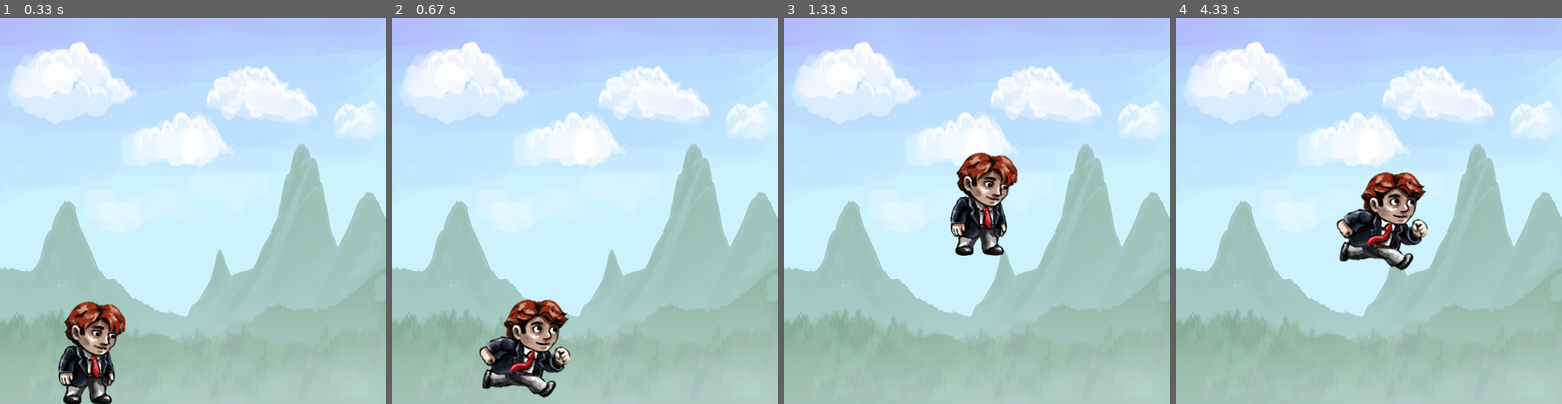
Above: before the commit, frames 1-4 (left to right).
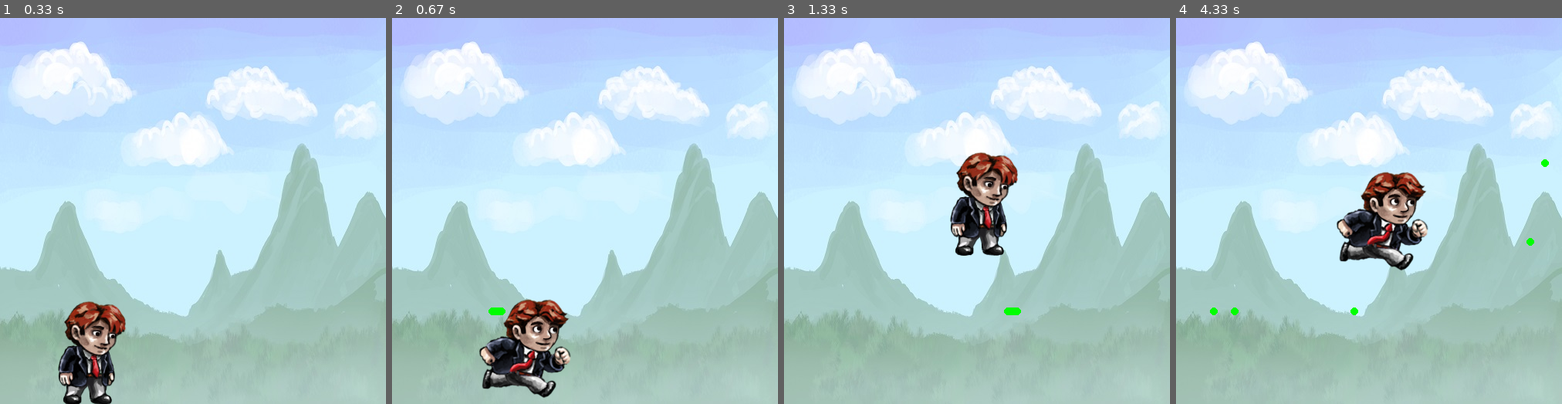
Above: after the commit, the same moments.

Repository: igorbykovsky/Pygame
Game: pygame game, started from pyGame.py
Same seed, same stepped clock (60 frames per second), same inputs: the game is played once before the commit and once after it.
Inputs:
- Up to frame 1 (0.33 s): no input
- Up to frame 2 (0.67 s): hold F from 0.33 s (still down); hold Right from 0.33 s (still down)
- Up to frame 3 (1.33 s): release F at 0.8 s; release Right at 0.8 s; hold Right 0.83-1.3 s; tap F at 0.9, 1.2 s; tap Space at 0.98 s
- Up to frame 4 (4.33 s): hold Right 1.33-1.8 s; tap F at 1.4, 1.7, 1.9, 2.2, 2.47, 2.77, 2.9, 3.2, 3.57, 3.87, 4.07 s; hold Left 1.83-2.37 s; hold Left 2.4-2.8 s; tap Space at 2.55, 4.15 s; hold Right 2.83-3.47 s; hold Left 3.5-3.97 s; hold Right from 4 s (still down)

Frame 1 is identical in both runs. In frame 2, less than 0.1% of the frame differs, in the area x 25-30%, y 75-77%; in frame 3, less than 0.1%; in frame 4, 0.2%, in the area x 8-97%, y 36-77%.

Commit message:
Add shooting of bullets

Diff:
--- a/pyGame.py
+++ b/pyGame.py
@@ -41,6 +41,18 @@
 animCount = 0
 
 
+class bullet():
+    def __init__(self, x, y, rad, color, facing):
+        self.x = x
+        self.y = y
+        self.rad = rad
+        self.color = color
+        self.facing = facing
+        self.vel = 8 * facing
+    def draw(self, win):
+        pygame.draw.circle(win, self.color, (self.x, self.y), self.rad)
+
+
 def drawWindow():
     global animCount
     win.blit(bg, (0, 0))
@@ -58,10 +70,15 @@
         win.blit(playerStand_Left, (x, y))
     else:
         win.blit(playerStand_Right, (x, y))
+
+    for bull in bullets:
+        bull.draw(win)
+
     pygame.display.update()
 
 
 run = True
+bullets = []
 while run:
     clock.tick(30)
     pygame.time.delay(30)
@@ -70,7 +87,22 @@
         if event.type == pygame.QUIT:
             run = False
 
+    for bul in bullets:
+        if bul.x < win_height and bul.x > 0:
+            bul.x += bul.vel
+        else:
+            bullets.pop(bullets.index(bul))
+
     keys = pygame.key.get_pressed()
+
+    if keys[pygame.K_f]:
+        if standRight == True:
+            facing = 1
+        else:
+            facing = -1
+        if len(bullets) < 5:
+            bullets.append(bullet(round(x + width // 2),
+                                  round(y + height // 2), 5, (0, 255, 0), facing))
     if keys[pygame.K_LEFT] and x > 5:
         x -= speed
         left = True
